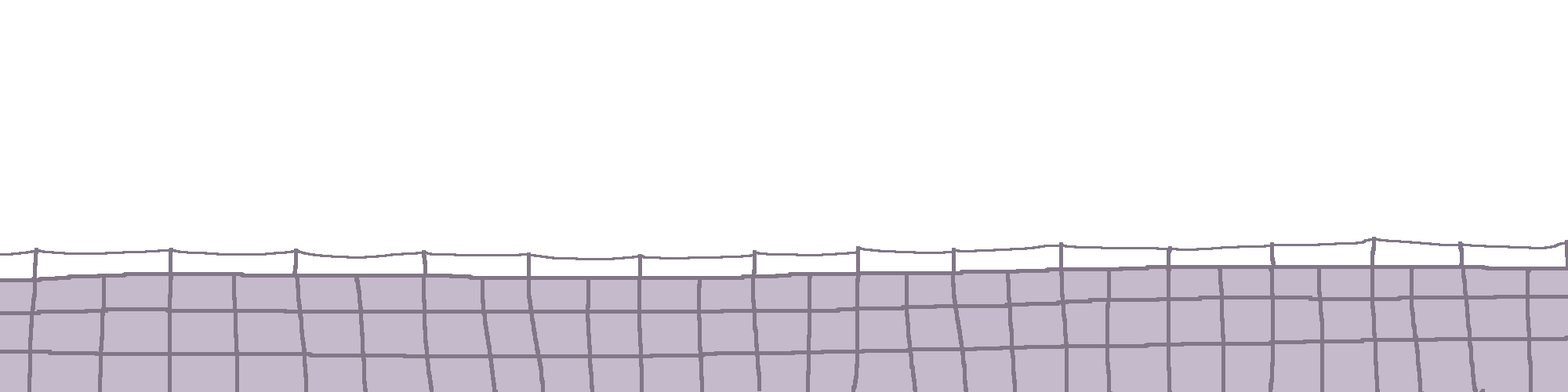
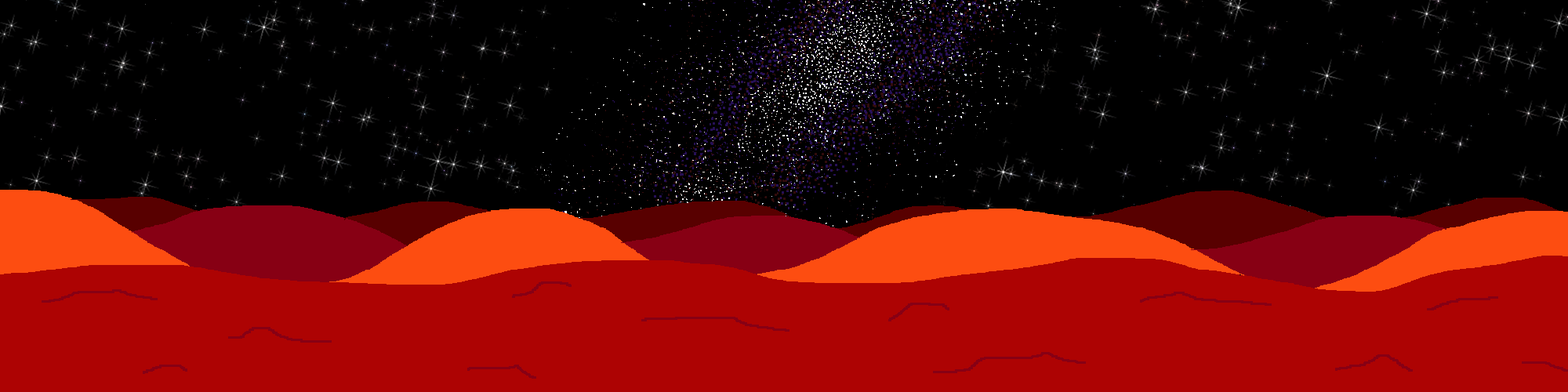
Revision of a layered w=1568, h=392 image; what changed, layer by layer:
renamed "Background #3" to "purple foreground", hid it over (0, 236, 1568, 392)
added layer "black foreground" above "black background" over (0, 255, 1568, 392)
added layer "black background" above "white foreground" over (0, 0, 1568, 392)
